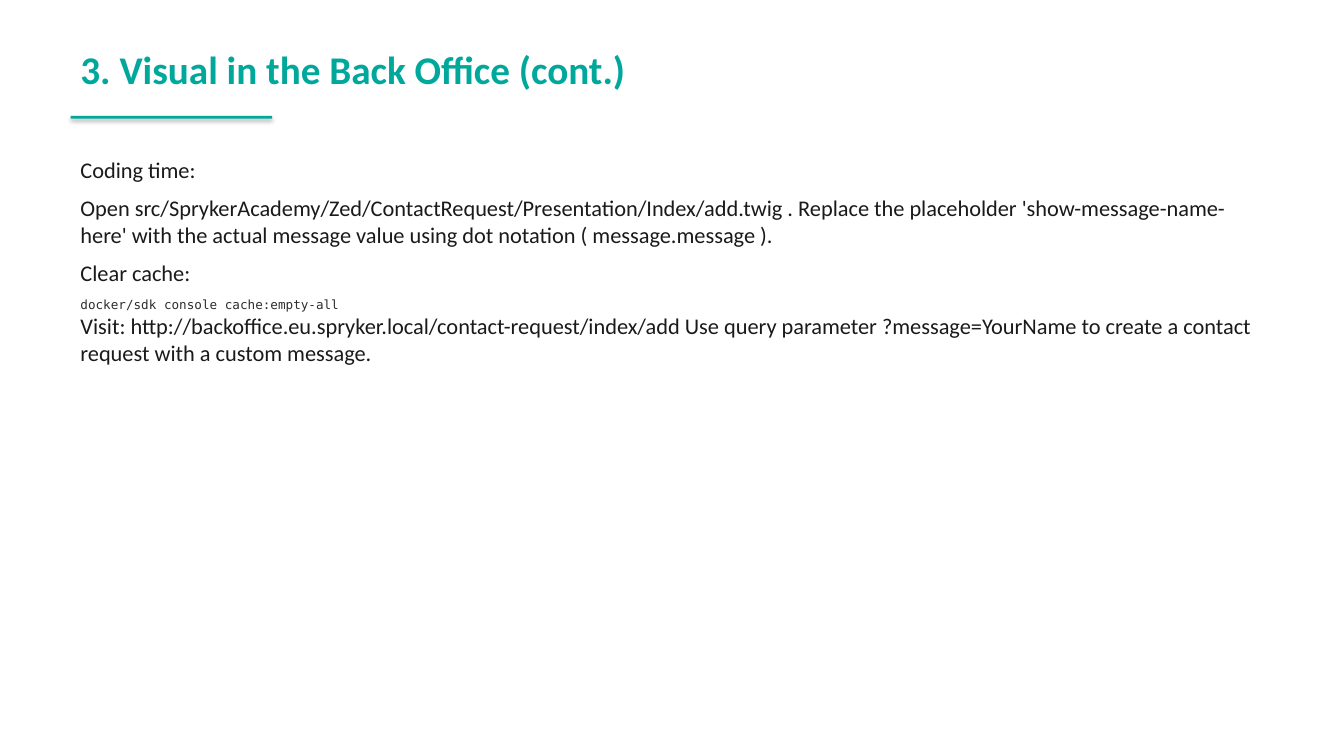
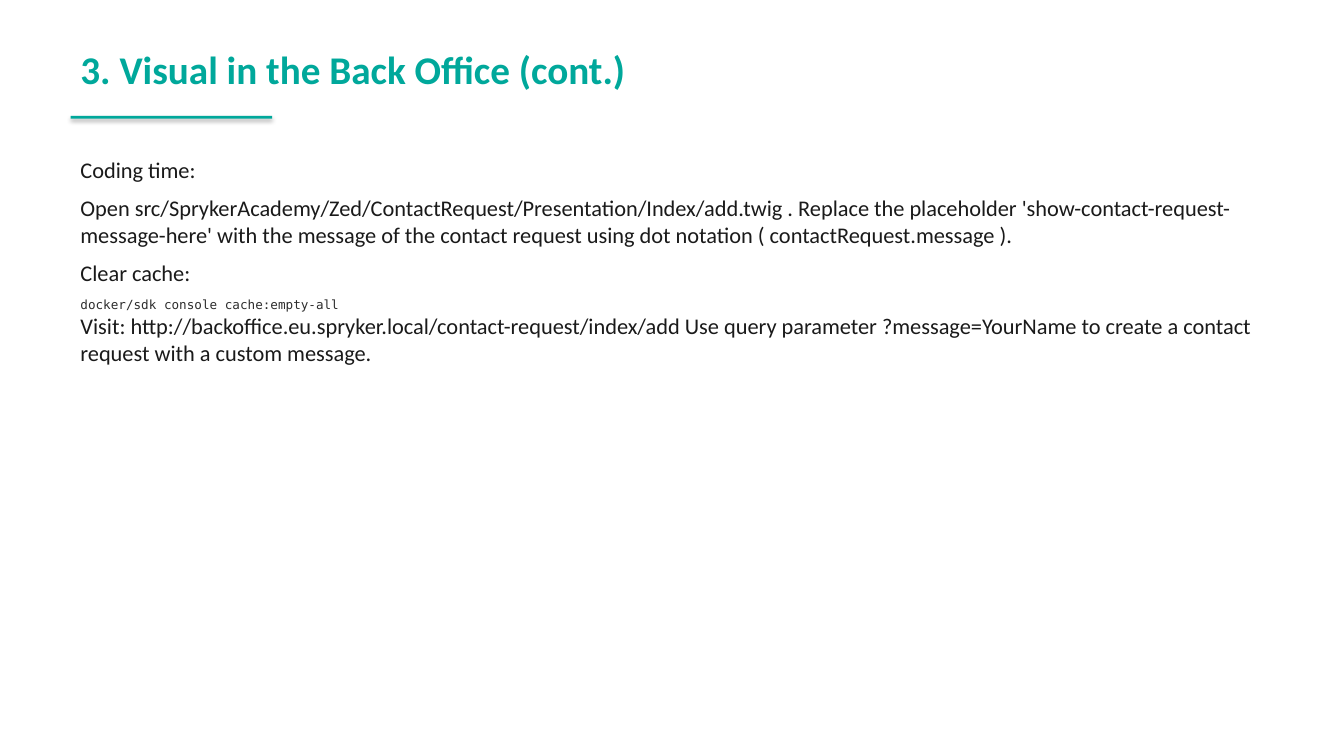
Before and after one commit to spryker-academy/instructor-exercises, a slide deck: slide 109 of guides-pptx/spryker-academy-fundamental.pptx. Drawn at 1344x756 pixels with LibreOffice and Linux fonts; fonts in the diff are those of the drawing. Boxes give left, top, right and bottom in pixels: in the first picture for what was removed or moved away, otherwise in the second. Text is boxed around its words. In the diff, an @@ line names an element or a change of style, - is before the commit and + after.

```diff
--- a/guides-pptx/spryker-academy-fundamental.pptx
+++ b/guides-pptx/spryker-academy-fundamental.pptx
@@ text at bbox=[80, 200, 1230, 247]: text changed @@
-Open src/SprykerAcademy/Zed/ContactRequest/Presentation/Index/add.twig . Replace the placeholder 'show-message-name-here' with the actual message value using dot notation ( message.message ).
+Open src/SprykerAcademy/Zed/ContactRequest/Presentation/Index/add.twig . Replace the placeholder 'show-contact-request-message-here' with the message of the contact request using dot notation ( contactRequest.message ).
```
Also in this commit, not shown: 22 other slides changed, 2 other files.
